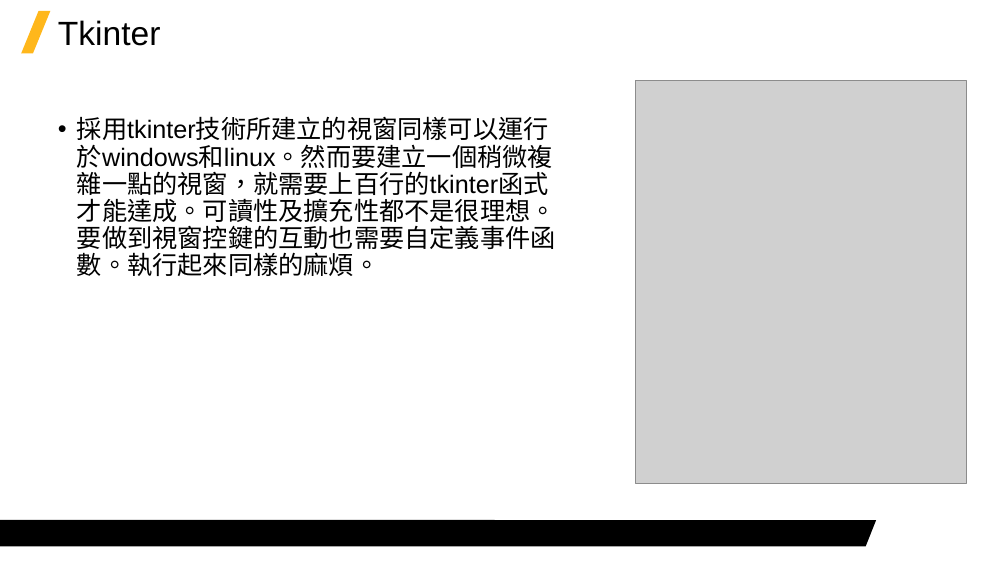
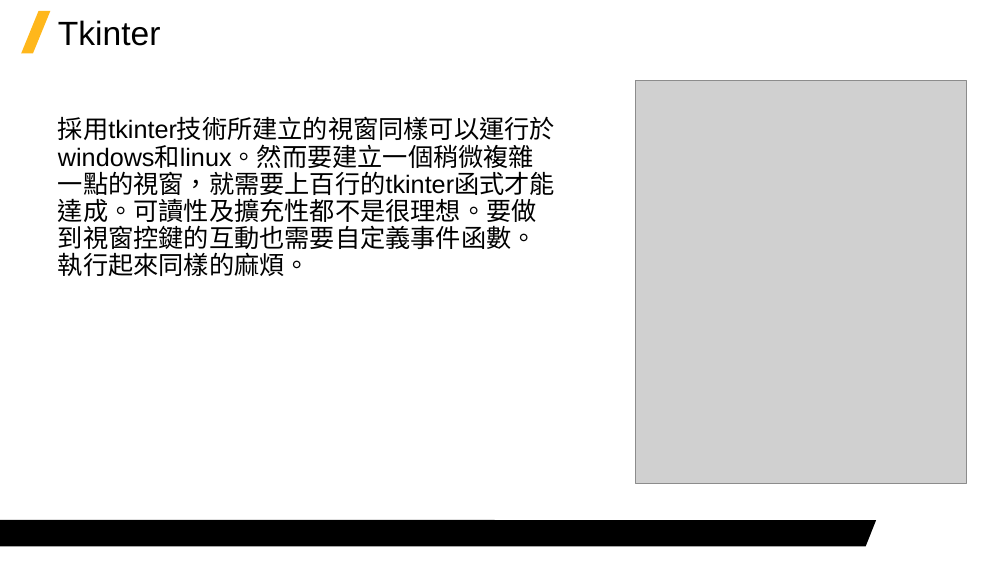
Before and after one commit to Jerrick-cheng/AEDT-Automation-Camp, a slide deck: slide 6 of 上課教材/Week5.pptx. Drawn at 1008x567 pixels with LibreOffice and Linux fonts; fonts in the diff are those of the drawing; grey boxes stand for pictures; background and template pictures are left out. Boxes give left, top, right and bottom in pixels: in the first picture for what was removed or moved away, otherwise in the second. Text is boxed around its words. In the diff, an @@ line names an element or a change of style, - is before the commit and + after.

```diff
--- a/上課教材/Week5.pptx
+++ b/上課教材/Week5.pptx
@@ text "採用tkinter技術所建立的視窗同樣可以運行於windows和linux。然而要建立一個稍微複雜一點的視窗，就需要上百 ..." at [58, 116, 555, 276]: bullet • to none @@
```
Also in this commit, not shown: 5 other slides changed, 5 slides added, 1 slide removed, 2 other files.
